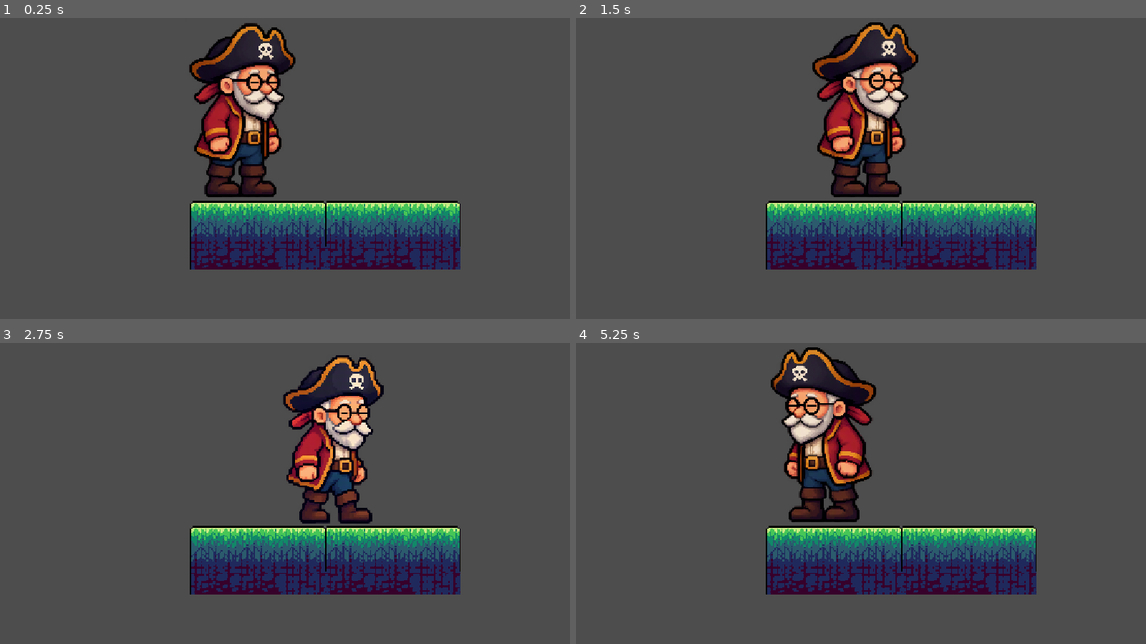
Above: before the commit, frames 1-4 (two rows, left to right).
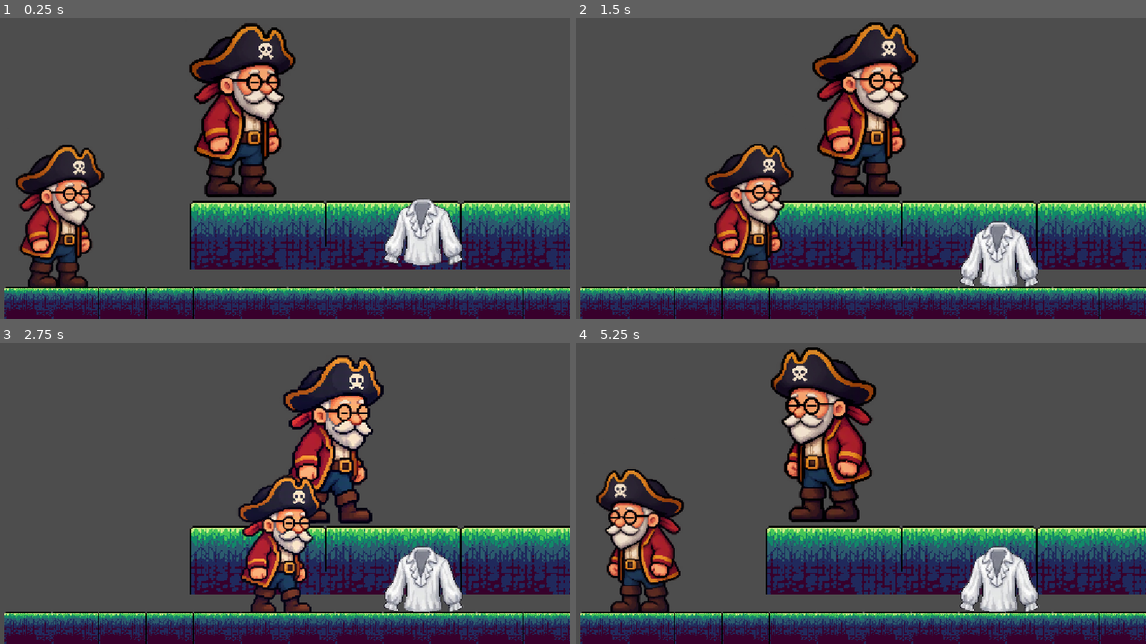
Above: after the commit, the same moments.

Repository: Rovert-XI/Hey-HO
Game: Godot game, scene res://Scenes/avance_11.tscn
Same seed, same stepped clock (60 frames per second), same inputs: the game is played once before the commit and once after it. This scene is started directly instead of the project's main scene.
Inputs (mouse positions are in pixels of both pictures, inside the frame that each line leads up to):
- Up to frame 1 (0.25 s): no input
- Up to frame 2 (1.5 s): tap Enter at 0.5 s; move the mouse to (986, 141) at 0.52 s; hold Right (ui_right) 0.53-1.28 s; tap 1 at 0.6 s; click (986, 141) at 0.67 s; move the mouse to (747, 174) at 1.27 s; hold S from 1.28 s (still down); tap T at 1.35 s
- Up to frame 3 (2.75 s): tap Space at 2 s; move the mouse to (342, 412) at 2.02 s; release S at 2.03 s; hold Right (ui_right) from 2.03 s (still down); tap 6 at 2.1 s
- Up to frame 4 (5.25 s): move the mouse to (832, 547) at 2.77 s; release Right (ui_right) at 2.78 s; hold W (adelante) 2.78-3.53 s; tap 7 at 2.85 s; click (832, 547) at 2.92 s; tap Enter at 3.5 s; move the mouse to (1032, 529) at 3.52 s; hold Left (ui_left) 3.53-5.03 s; tap 8 at 3.6 s; move the mouse to (690, 433) at 4.27 s; tap J at 4.35 s; move the mouse to (889, 481) at 5.02 s; hold S from 5.03 s (still down); hold R from 5.03 s (still down); click (889, 481) at 5.17 s

The runs differ from the first frame. In frame 1, 22% of the frame differs, in the area x 0-100%, y 42-100%; in frame 2, 22%; in frame 3, 21%; in frame 4, 22%, in the area x 0-100%, y 41-100%.
Error after the commit: Trying to assign value of type 'Node' to a variable of type 'Node2D'. (res://Scenes/pirata_player.gd:19)

Commit message:
Integrar escena de resortera en el mapa principal
Se actualiza la escena avance_11.tscn incorporando la jerarquía final y se consolida la escena reutilizable scene_creador_vectores.tscn

Diff:
--- a/hey-ho!/Scenes/avance_11.tscn
+++ b/hey-ho!/Scenes/avance_11.tscn
@@ -1,9 +1,10 @@
 [gd_scene format=3 uid="uid://c40st4eg17poy"]
 
-[ext_resource type="Texture2D" uid="uid://bemc3xjwu38er" path="res://Assets/Designer (4).png" id="1_a4fcl"]
-[ext_resource type="Script" uid="uid://lp4gjrmntp3r" path="res://Scenes/jugador.gd" id="1_qklek"]
-[ext_resource type="Texture2D" uid="uid://c7a5g652nk05q" path="res://Assets/Designer (3).png" id="2_l6p47"]
-[ext_resource type="Texture2D" uid="uid://br5p21xoayuv4" path="res://Assets/Tileset.png" id="3_l6p47"]
+[ext_resource type="Texture2D" uid="uid://bemc3xjwu38er" path="res://Assets/Cuchito_Player/Designer (4).png" id="1_a4fcl"]
+[ext_resource type="Script" uid="uid://lp4gjrmntp3r" path="res://ScriptCuchito_Resortera/jugador.gd" id="1_qklek"]
+[ext_resource type="Texture2D" uid="uid://c7a5g652nk05q" path="res://Assets/Cuchito_Player/Designer (3).png" id="2_l6p47"]
+[ext_resource type="Texture2D" uid="uid://br5p21xoayuv4" path="res://Assets/Tileset/Tileset.png" id="3_l6p47"]
+[ext_resource type="PackedScene" uid="uid://bdhwskywxybqs" path="res://Scenes/scene_creador_vectores.tscn" id="5_opocv"]
 
 [sub_resource type="AtlasTexture" id="AtlasTexture_qklek"]
 atlas = ExtResource("1_a4fcl")
@@ -89,7 +90,6 @@
 texture_filter = 0
 sprite_frames = SubResource("SpriteFrames_xrivr")
 animation = &"idle"
-frame_progress = 0.4770912
 
 [node name="StaticBody3D2" type="StaticBody3D" parent="Jugador" unique_id=448863680]
 transform = Transform3D(0.99999005, 0.004444869, -0.00045945606, -0.0044447384, 0.9999904, 0.00028440548, 0.00046071695, -0.0002823584, 0.9999999, -1.0039749, -0.99583054, -1.0001774)
@@ -132,7 +132,7 @@
 region_rect = Rect2(0, 0, 96, 48)
 
 [node name="SueloBase3" type="StaticBody3D" parent="." unique_id=2137993678]
-transform = Transform3D(1, 0, 0, 0, 1, 0, 0, 0, 1, 34.14664, 0.06393194, 0)
+transform = Transform3D(1, 0, 0, 0, 1, 0, 0, 0, 1, 22.824083, 0.06393194, 0)
 physics_material_override = SubResource("PhysicsMaterial_wi6ju")
 
 [node name="CollisionShape3D" type="CollisionShape3D" parent="SueloBase3" unique_id=1715496260]
@@ -147,5 +147,39 @@
 region_enabled = true
 region_rect = Rect2(0, 0, 96, 48)
 
+[node name="SueloBase4" type="StaticBody3D" parent="." unique_id=1547823375]
+transform = Transform3D(1, 0, 0, 0, 1, 0, 0, 0, 1, 34.243965, 0.06393194, 0)
+physics_material_override = SubResource("PhysicsMaterial_wi6ju")
+
+[node name="CollisionShape3D" type="CollisionShape3D" parent="SueloBase4" unique_id=629302763]
+transform = Transform3D(16, 0, 0, 0, 8, 0, 0, 0, 4, -12.132095, 3.0630279, 19.030514)
+shape = SubResource("BoxShape3D_13qdw")
+
+[node name="Sprite3D" type="Sprite3D" parent="SueloBase4" unique_id=1211731007]
+transform = Transform3D(4, 0, 0, 0, 4, 0, 0, 0, 4, -12.612686, 3.073526, 18.829502)
+pixel_size = 0.03
+texture_filter = 0
+texture = ExtResource("3_l6p47")
+region_enabled = true
+region_rect = Rect2(0, 0, 96, 48)
+
+[node name="SueloBase5" type="StaticBody3D" parent="." unique_id=182731899]
+transform = Transform3D(1, 0, 0, 0, 1, 0, 0, 0, 1, 45.63817, 0.06393194, 0)
+physics_material_override = SubResource("PhysicsMaterial_wi6ju")
+
+[node name="CollisionShape3D" type="CollisionShape3D" parent="SueloBase5" unique_id=2014101196]
+transform = Transform3D(16, 0, 0, 0, 8, 0, 0, 0, 4, -12.132095, 3.0630279, 19.030514)
+shape = SubResource("BoxShape3D_13qdw")
+
+[node name="Sprite3D" type="Sprite3D" parent="SueloBase5" unique_id=1165465210]
+transform = Transform3D(4, 0, 0, 0, 4, 0, 0, 0, 4, -12.612686, 3.073526, 18.829502)
+pixel_size = 0.03
+texture_filter = 0
+texture = ExtResource("3_l6p47")
+region_enabled = true
+region_rect = Rect2(0, 0, 96, 48)
+
 [node name="Camera3D" type="Camera3D" parent="." unique_id=1190837170]
 transform = Transform3D(1, 0, 0, 0, 1, 0, 0, 0, 1, -10.463758, 9.641365, 36.51991)
+
+[node name="SceneCreadorVectores" parent="." unique_id=752743690 instance=ExtResource("5_opocv")]
--- /dev/null
+++ b/hey-ho!/Scenes/scene_creador_vectores.tscn
@@ -0,0 +1,341 @@
+[gd_scene format=3 uid="uid://bdhwskywxybqs"]
+
+[ext_resource type="Script" uid="uid://c73ha5p5wswrd" path="res://ScriptCuchito_Resortera/camisa.gd" id="1_vpi6q"]
+[ext_resource type="Texture2D" uid="uid://bggndnkmd5tx2" path="res://Assets/Items_Objetos/Camisa_limpia__1_-removebg-preview.png" id="2_8qcc5"]
+[ext_resource type="PackedScene" uid="uid://p6xxjj13migd" path="res://Scenes/creador_vectores.tscn" id="3_upggm"]
+[ext_resource type="Script" uid="uid://bfonnumk7cbi4" path="res://Scenes/pirata_player.gd" id="4_qbax5"]
+[ext_resource type="Texture2D" uid="uid://bemc3xjwu38er" path="res://Assets/Cuchito_Player/Designer (4).png" id="5_hy43r"]
+[ext_resource type="Script" uid="uid://nfiq3g5wvumk" path="res://Scenes/cuchito_movement.gd" id="5_qbax5"]
+[ext_resource type="Texture2D" uid="uid://c7a5g652nk05q" path="res://Assets/Cuchito_Player/Designer (3).png" id="6_3y1w1"]
+[ext_resource type="Texture2D" uid="uid://br5p21xoayuv4" path="res://Assets/Tileset/Tileset.png" id="7_3y1w1"]
+[ext_resource type="Texture2D" uid="uid://dkhaifmy6aycw" path="res://Assets/Cuadros_Inventario/Inventory-Cell.png" id="9_7i1mn"]
+[ext_resource type="Texture2D" uid="uid://bsju1aiggaqwu" path="res://Assets/Cuadros_Inventario/Inventory-Chosen.png" id="10_2uead"]
+
+[sub_resource type="RectangleShape2D" id="RectangleShape2D_xrivr"]
+size = Vector2(164, 138)
+
+[sub_resource type="RectangleShape2D" id="RectangleShape2D_13qdw"]
+size = Vector2(1133, 20)
+
+[sub_resource type="AtlasTexture" id="AtlasTexture_qklek"]
+atlas = ExtResource("5_hy43r")
+region = Rect2(20, 0, 379, 1024)
+
+[sub_resource type="AtlasTexture" id="AtlasTexture_opocv"]
+atlas = ExtResource("5_hy43r")
+region = Rect2(778, 0, 379, 1024)
+
+[sub_resource type="AtlasTexture" id="AtlasTexture_krtvh"]
+atlas = ExtResource("5_hy43r")
+region = Rect2(20, 0, 379, 1024)
+
+[sub_resource type="AtlasTexture" id="AtlasTexture_dt6xu"]
+atlas = ExtResource("6_3y1w1")
+region = Rect2(20, 0, 379, 1024)
+
+[sub_resource type="AtlasTexture" id="AtlasTexture_76chc"]
+atlas = ExtResource("6_3y1w1")
+region = Rect2(399, 0, 379, 1024)
+
+[sub_resource type="AtlasTexture" id="AtlasTexture_sew30"]
+atlas = ExtResource("6_3y1w1")
+region = Rect2(778, 0, 379, 1024)
+
+[sub_resource type="AtlasTexture" id="AtlasTexture_j30df"]
+atlas = ExtResource("6_3y1w1")
+region = Rect2(1157, 0, 379, 1024)
+
+[sub_resource type="SpriteFrames" id="SpriteFrames_xrivr"]
+animations = [{
+"frames": [{
+"duration": 1.0,
+"texture": SubResource("AtlasTexture_qklek")
+}, {
+"duration": 1.0,
+"texture": SubResource("AtlasTexture_opocv")
+}, {
+"duration": 1.0,
+"texture": SubResource("AtlasTexture_krtvh")
+}],
+"loop": 1,
+"name": &"idle",
+"speed": 5.0
+}, {
+"frames": [{
+"duration": 1.0,
+"texture": SubResource("AtlasTexture_dt6xu")
+}, {
+"duration": 1.0,
+"texture": SubResource("AtlasTexture_76chc")
+}, {
+"duration": 1.0,
+"texture": SubResource("AtlasTexture_sew30")
+}, {
+"duration": 1.0,
+"texture": SubResource("AtlasTexture_j30df")
+}],
+"loop": 1,
+"name": &"walking",
+"speed": 5.0
+}]
+
+[sub_resource type="PhysicsMaterial" id="PhysicsMaterial_xrivr"]
+
+[sub_resource type="RectangleShape2D" id="RectangleShape2D_b1lj4"]
+size = Vector2(186, 303.5)
+
+[sub_resource type="PhysicsMaterial" id="PhysicsMaterial_13qdw"]
+
+[sub_resource type="RectangleShape2D" id="RectangleShape2D_njqwk"]
+
+[node name="SceneCreadorVectores" type="Node" unique_id=752743690]
+
+[node name="Camisa" type="RigidBody2D" parent="." unique_id=1793665181]
+position = Vector2(857, 500)
+script = ExtResource("1_vpi6q")
+
+[node name="Sprite2D" type="Sprite2D" parent="Camisa" unique_id=957996412]
+texture_filter = 1
+texture_repeat = 1
+texture = ExtResource("2_8qcc5")
+
+[node name="CollisionShape2D" type="CollisionShape2D" parent="Camisa" unique_id=902134421]
+position = Vector2(3, 1)
+shape = SubResource("RectangleShape2D_xrivr")
+
+[node name="CreadorVectores" parent="." unique_id=338097445 instance=ExtResource("3_upggm")]
+position = Vector2(0, 49)
+
+[node name="Paredes" type="Node" parent="." unique_id=764855822]
+
+[node name="StaticBody2D" type="StaticBody2D" parent="Paredes" unique_id=44854079]
+
+[node name="CollisionShape2D" type="CollisionShape2D" parent="Paredes/StaticBody2D" unique_id=1721594250]
+position = Vector2(584.5, 21)
+shape = SubResource("RectangleShape2D_13qdw")
+
+[node name="StaticBody2D2" type="StaticBody2D" parent="Paredes" unique_id=2132038410]
+
+[node name="CollisionShape2D4" type="CollisionShape2D" parent="Paredes/StaticBody2D2" unique_id=1833159754]
+position = Vector2(580, 654)
+shape = SubResource("RectangleShape2D_13qdw")
+
+[node name="StaticBody2D3" type="StaticBody2D" parent="Paredes" unique_id=2130886593]
+
+[node name="CollisionShape2D2" type="CollisionShape2D" parent="Paredes/StaticBody2D3" unique_id=1504908462]
+position = Vector2(8.999998, 331.3)
+rotation = 1.5707964
+scale = Vector2(0.8, 0.8)
+shape = SubResource("RectangleShape2D_13qdw")
+
+[node name="StaticBody2D4" type="StaticBody2D" parent="Paredes" unique_id=918958500]
+
+[node name="CollisionShape2D3" type="CollisionShape2D" parent="Paredes/StaticBody2D4" unique_id=411194409]
+position = Vector2(1144.9999, 338)
+rotation = 1.5707964
+scale = Vector2(0.8, 0.8)
+shape = SubResource("RectangleShape2D_13qdw")
+
+[node name="Pirata_player" type="Node" parent="." unique_id=2120288077]
+script = ExtResource("4_qbax5")
+
+[node name="Cuchito" type="CharacterBody2D" parent="Pirata_player" unique_id=1390851997]
+position = Vector2(60, -47)
+script = ExtResource("5_qbax5")
+
+[node name="AnimatedSprite2D" type="AnimatedSprite2D" parent="Pirata_player/Cuchito" unique_id=1525463978]
+position = Vector2(76, 521)
+scale = Vector2(0.6, 0.6)
+sprite_frames = SubResource("SpriteFrames_xrivr")
+animation = &"idle"
+
+[node name="StaticBody2D" type="StaticBody2D" parent="Pirata_player/Cuchito" unique_id=1555154138]
+position = Vector2(78, 533)
+physics_material_override = SubResource("PhysicsMaterial_xrivr")
+
+[node name="CollisionShape2D" type="CollisionShape2D" parent="Pirata_player/Cuchito" unique_id=71799496]
+position = Vector2(75, 534.75)
+shape = SubResource("RectangleShape2D_b1lj4")
+
+[node name="Piso" type="Node" parent="." unique_id=1208091815]
+
+[node name="SueloBase" type="StaticBody2D" parent="Piso" unique_id=151150000]
+physics_material_override = SubResource("PhysicsMaterial_13qdw")
+
+[node name="CollisionShape2D" type="CollisionShape2D" parent="Piso/SueloBase" unique_id=379325077]
+shape = SubResource("RectangleShape2D_njqwk")
+
+[node name="Sprite2D" type="Sprite2D" parent="Piso/SueloBase" unique_id=388679857]
+texture_filter = 1
+position = Vector2(66, 671)
+texture = ExtResource("7_3y1w1")
+region_enabled = true
+region_rect = Rect2(0, 0, 96, 64)
+
+[node name="SueloBase2" type="StaticBody2D" parent="Piso" unique_id=1982781612]
+position = Vector2(95, 0)
+physics_material_override = SubResource("PhysicsMaterial_13qdw")
+
+[node name="CollisionShape2D" type="CollisionShape2D" parent="Piso/SueloBase2" unique_id=1363134238]
+shape = SubResource("RectangleShape2D_njqwk")
+
+[node name="Sprite2D" type="Sprite2D" parent="Piso/SueloBase2" unique_id=1115440207]
+texture_filter = 1
+position = Vector2(66, 671)
+texture = ExtResource("7_3y1w1")
+region_enabled = true
+region_rect = Rect2(0, 0, 96, 64)
+
+[node name="SueloBase3" type="StaticBody2D" parent="Piso" unique_id=320675568]
+position = Vector2(190, 0)
+physics_material_override = SubResource("PhysicsMaterial_13qdw")
+
+[node name="CollisionShape2D" type="CollisionShape2D" parent="Piso/SueloBase3" unique_id=1262208837]
+shape = SubResource("RectangleShape2D_njqwk")
+
+[node name="Sprite2D" type="Sprite2D" parent="Piso/SueloBase3" unique_id=301227394]
+texture_filter = 1
+position = Vector2(66, 671)
+texture = ExtResource("7_3y1w1")
+region_enabled = true
+region_rect = Rect2(0, 0, 96, 64)
+
+[node name="SueloBase4" type="StaticBody2D" parent="Piso" unique_id=974050066]
+position = Vector2(285, 0)
+physics_material_override = SubResource("PhysicsMaterial_13qdw")
+
+[node name="CollisionShape2D" type="CollisionShape2D" parent="Piso/SueloBase4" unique_id=414123935]
+shape = SubResource("RectangleShape2D_njqwk")
+
+[node name="Sprite2D" type="Sprite2D" parent="Piso/SueloBase4" unique_id=1232820079]
+texture_filter = 1
+position = Vector2(66, 671)
+texture = ExtResource("7_3y1w1")
+region_enabled = true
+region_rect = Rect2(0, 0, 96, 64)
+
+[node name="SueloBase5" type="StaticBody2D" parent="Piso" unique_id=1095560749]
+position = Vector2(380, 0)
+physics_material_override = SubResource("PhysicsMaterial_13qdw")
+
+[node name="CollisionShape2D" type="CollisionShape2D" parent="Piso/SueloBase5" unique_id=1154667650]
+shape = SubResource("RectangleShape2D_njqwk")
+
+[node name="Sprite2D" type="Sprite2D" parent="Piso/SueloBase5" unique_id=879494399]
+texture_filter = 1
+position = Vector2(66, 671)
+texture = ExtResource("7_3y1w1")
+region_enabled = true
+region_rect = Rect2(0, 0, 96, 64)
+
+[node name="SueloBase6" type="StaticBody2D" parent="Piso" unique_id=379202689]
+position = Vector2(475, 0)
+physics_material_override = SubResource("PhysicsMaterial_13qdw")
+
+[node name="CollisionShape2D" type="CollisionShape2D" parent="Piso/SueloBase6" unique_id=797889976]
+shape = SubResource("RectangleShape2D_njqwk")
+
+[node name="Sprite2D" type="Sprite2D" parent="Piso/SueloBase6" unique_id=1872393158]
+texture_filter = 1
+position = Vector2(66, 671)
+texture = ExtResource("7_3y1w1")
+region_enabled = true
+region_rect = Rect2(0, 0, 96, 64)
+
+[node name="SueloBase7" type="StaticBody2D" parent="Piso" unique_id=666765293]
+position = Vector2(570, 0)
+physics_material_override = SubResource("PhysicsMaterial_13qdw")
+
+[node name="CollisionShape2D" type="CollisionShape2D" parent="Piso/SueloBase7" unique_id=1446379488]
+shape = SubResource("RectangleShape2D_njqwk")
+
+[node name="Sprite2D" type="Sprite2D" parent="Piso/SueloBase7" unique_id=1425321759]
+texture_filter = 1
+position = Vector2(66, 671)
+texture = ExtResource("7_3y1w1")
+region_enabled = true
+region_rect = Rect2(0, 0, 96, 64)
+
+[node name="SueloBase8" type="StaticBody2D" parent="Piso" unique_id=919026422]
+position = Vector2(665, 0)
+physics_material_override = SubResource("PhysicsMaterial_13qdw")
+
+[node name="CollisionShape2D" type="CollisionShape2D" parent="Piso/SueloBase8" unique_id=822382869]
+shape = SubResource("RectangleShape2D_njqwk")
+
+[node name="Sprite2D" type="Sprite2D" parent="Piso/SueloBase8" unique_id=1873437024]
+texture_filter = 1
+position = Vector2(66, 671)
+texture = ExtResource("7_3y1w1")
+region_enabled = true
+region_rect = Rect2(0, 0, 96, 64)
+
+[node name="SueloBase9" type="StaticBody2D" parent="Piso" unique_id=546542306]
+position = Vector2(760, 0)
+physics_material_override = SubResource("PhysicsMaterial_13qdw")
+
+[node name="CollisionShape2D" type="CollisionShape2D" parent="Piso/SueloBase9" unique_id=2054838131]
+shape = SubResource("RectangleShape2D_njqwk")
+
+[node name="Sprite2D" type="Sprite2D" parent="Piso/SueloBase9" unique_id=838298463]
+texture_filter = 1
+position = Vector2(66, 671)
+texture = ExtResource("7_3y1w1")
+region_enabled = true
+region_rect = Rect2(0, 0, 96, 64)
+
+[node name="SueloBase10" type="StaticBody2D" parent="Piso" unique_id=449410807]
+position = Vector2(854, 0)
+physics_material_override = SubResource("PhysicsMaterial_13qdw")
+
+[node name="CollisionShape2D" type="CollisionShape2D" parent="Piso/SueloBase10" unique_id=1192646857]
+shape = SubResource("RectangleShape2D_njqwk")
+
+[node name="Sprite2D" type="Sprite2D" parent="Piso/SueloBase10" unique_id=1617705765]
+texture_filter = 1
+position = Vector2(66, 671)
+texture = ExtResource("7_3y1w1")
+region_enabled = true
+region_rect = Rect2(0, 0, 96, 64)
+
+[node name="SueloBase11" type="StaticBody2D" parent="Piso" unique_id=1334190499]
+position = Vector2(949, 0)
+physics_material_override = SubResource("PhysicsMaterial_13qdw")
+
+[node name="CollisionShape2D" type="CollisionShape2D" parent="Piso/SueloBase11" unique_id=1165181080]
+shape = SubResource("RectangleShape2D_njqwk")
+
+[node name="Sprite2D" type="Sprite2D" parent="Piso/SueloBase11" unique_id=1212058557]
+texture_filter = 1
+position = Vector2(66, 671)
+texture = ExtResource("7_3y1w1")
+region_enabled = true
+region_rect = Rect2(0, 0, 96, 64)
+
+[node name="SueloBase12" type="StaticBody2D" parent="Piso" unique_id=610758261]
+position = Vector2(1043, 0)
+physics_material_override = SubResource("PhysicsMaterial_13qdw")
+
+[node name="CollisionShape2D" type="CollisionShape2D" parent="Piso/SueloBase12" unique_id=920769687]
+shape = SubResource("RectangleShape2D_njqwk")
+
+[node name="Sprite2D" type="Sprite2D" parent="Piso/SueloBase12" unique_id=1465778586]
+texture_filter = 1
+position = Vector2(66, 671)
+texture = ExtResource("7_3y1w1")
+region_enabled = true
+region_rect = Rect2(0, 0, 96, 64)
+
+[node name="Inventario" type="Node" parent="." unique_id=68941774]
+
+[node name="CanvasLayer" type="CanvasLayer" parent="Inventario" unique_id=1742981311]
+
+[node name="TextureButton" type="TextureButton" parent="Inventario/CanvasLayer" unique_id=256680263]
+offset_left = 331.0
+offset_top = 756.0
+offset_right = 371.0
+offset_bottom = 796.0
+texture_normal = ExtResource("9_7i1mn")
+texture_pressed = ExtResource("10_2uead")
+
+[connection signal="vector_created" from="CreadorVectores" to="Camisa" method="launch"]
